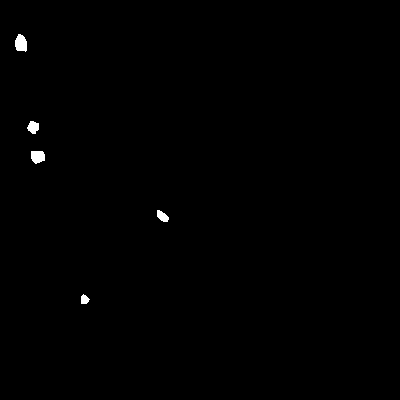
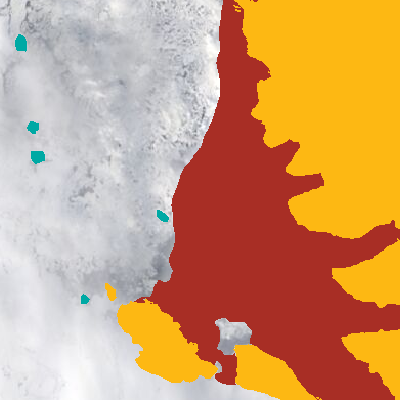
Layered file, before and after one edit (400x400). Changes by layer:
hid "ice floes" (1st of 2) over [0, 0, 400, 400]
